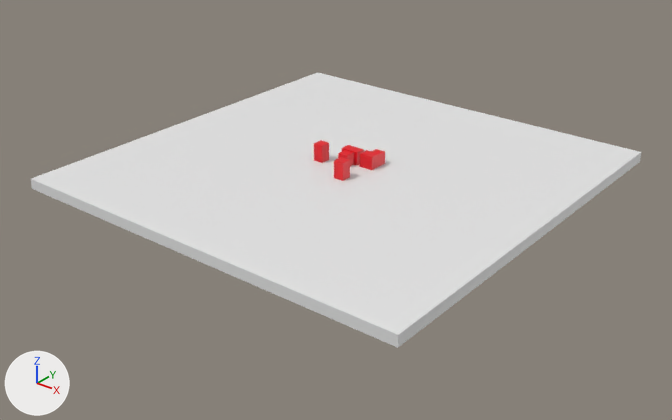
What one commit did to the Blender file resources/testcity.blend.
The view is the same before and after, from a camera (50 mm lens) standing at (487.0, -624.0, 337.0) and looking at (8.0, -25.0, -34.0). The axes (+X, +Y, +Z) are drawn at lower left. The lights are the same throughout.
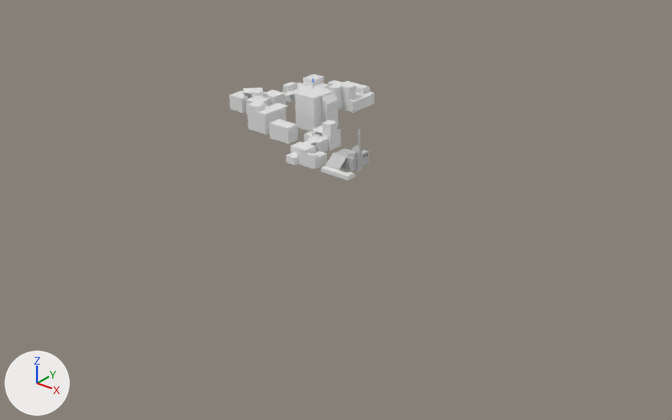
Where the newer file only moved an object's origin or applied its transform, the numbers keep the older frame.

Patch to the scene script:
```diff
--- a/resources/testcity.blend.py
+++ b/resources/testcity.blend.py
@@ mat_water @@
+mat_water = principled_material('Water')
+mat_water.base_color = (0.0246, 0.185, 0.8)  # blue #2b77e7
+mat_water.specular_ior_level = 1.0
+mat_water.specular_tint = (0.701, 0.75, 0.939)  # white #dae1f8
+mat_water.emission_color = (0.0, 0.00356, 0.0117)  # black #000c1c
+mat_water.emission_strength = 1.0
@@ mat_lava @@
+mat_lava = principled_material('Lava')
+mat_lava.base_color = (1.0, 0.00734, 0.0)  # red #ff1500
+mat_lava.metallic = 0.306
+mat_lava.roughness = 0.844
+mat_lava.specular_ior_level = 0.8
+mat_lava.anisotropic = 0.0938
+mat_lava.anisotropic_rotation = 0.1
+mat_lava.emission_color = (0.436, 0.00993, 0.0)  # red #b01900
+mat_lava.emission_strength = 2.5
@@ mat_wall @@
+mat_wall = principled_material('Wall')
+mat_wall.base_color = (0.517, 0.517, 0.517)  # grey #bebebe
@@ me_cube_001 @@
 # used by ob_cube_001; location = (0.0, 10.0, 0.0); scale = (9.0, 5.0, 1.0)
-me_cube_001.from_pydata(...)  # 8 vertices, 6 faces; spans x -1.0..1.0, y -1.0..1.0, z 0.0..13.0
-me_cube_001.materials.append(mat_test)  # red #e70016
+me_cube_001.from_pydata(...)  # 8 vertices, 6 faces; spans x 0.67..1.22, y -2.64..-1.36, z 12.0..12.5
+# me_cube_001 part 1: the whole mesh is rebuilt
+me_cube_001.materials.append(mat_lava)  # red #ff1500
@@ me_cube_002 @@
 # used by ob_cube_002; location = (21.0, 10.0, 0.0); scale = (9.0, 5.0, 1.0)
-me_cube_002.from_pydata(...)  # 8 vertices, 6 faces; spans x -1.0..0.56, y -1.0..1.0, z 0.0..13.0
-me_cube_002.materials.append(mat_test)  # red #e70016
+me_cube_002.from_pydata(...)  # 583 vertices, 498 faces; spans x -162.0..51.0, y -15.0..172.0, z -1.0..37.47
+# me_cube_002 part 2: 8 vertices removed from x -1.0..0.56, y -1.0..1.0, z 0.0..13.0; 583 vertices added at x -162.0..51.0, y -15.0..172.0, z -1.0..37.47
@@ me_cube_004 @@
 # used by ob_cube_004; location = (-25.0, -5.0, 0.0); scale = (5.0, 5.0, 1.0)
-me_cube_004.from_pydata(...)  # 8 vertices, 6 faces; spans x -1.0..1.0, y -1.0..1.0, z 0.0..17.0
-me_cube_004.materials.append(mat_test)  # red #e70016
+me_cube_004.from_pydata(...)  # 32 vertices, 28 faces; spans x -75.5..-72.3, y 88.8..92.0, z 37.5..42.8
+# me_cube_004 part 3: 8 vertices removed from x -1.0..1.0, y -1.0..1.0, z 0.0..17.0
+me_cube_004.materials.append(mat_water)  # blue #2b77e7
@@ me_cube_032 @@
+me_cube_032.from_pydata(...)  # 184 vertices, 151 faces; spans x -8.0..17.0, y -20.5..16.0, z 0.0..38.0
+me_cube_032.materials.append(mat_wall)  # grey #bebebe
@@ ob_cube @@
-ob_cube = bpy.data.objects.new('Cube', me_cube)
-ob_cube.location = (0.0, 0.0, 0.0)
-ob_cube.scale = (5.0, 5.0, 1.0)
@@ ob_cube_002 @@
 ob_cube_002 = bpy.data.objects.new('Cube.002', me_cube_002)
-ob_cube_002.location = (21.0, 10.0, 0.0)
-ob_cube_002.scale = (9.0, 5.0, 1.0)
+ob_cube_002.location = (-28.0, -15.0, 1.0)
@@ ob_cube_003 @@
-ob_cube_003 = bpy.data.objects.new('Cube.003', me_cube_003)
-ob_cube_003.location = (21.0, 20.0, 0.0)
-ob_cube_003.scale = (5.0, 5.0, 1.0)
@@ ob_cube_004 @@
 ob_cube_004 = bpy.data.objects.new('Cube.004', me_cube_004)
-ob_cube_004.location = (-25.0, -5.0, 0.0)
-ob_cube_004.scale = (5.0, 5.0, 1.0)
+ob_cube_004.location = (-28.0, -15.0, 1.0)
@@ ob_cube_005 @@
-ob_cube_005 = bpy.data.objects.new('Cube.005', me_cube_005)
-ob_cube_005.location = (15.0, -25.0, 0.0)
-ob_cube_005.scale = (5.0, 5.0, 1.0)
@@ ob_plane @@
 ob_plane.location = (0.0, 0.0, 0.0)
+ob_plane.hide_set(True)
@@ ob_cube_018 @@
+ob_cube_018 = bpy.data.objects.new('Cube.018', me_cube_032)
+ob_cube_018.location = (0.0, 0.0, 0.0)
```

Pixel boxes (x1, y1, x2, y2) of what changed, in the pictures (672 x 420 px):
'Plane', hidden: before (31, 72, 641, 348)
'Cube.002', reshaped, moved, rescaled (630% wider, 410% taller): before (360, 150, 379, 170); after (229, 74, 374, 180)
'Cube.018', added: after (325, 129, 369, 171)
'Cube.005', deleted: before (334, 157, 350, 181)
'Cube.004', reshaped, moved, rescaled (not visible afterwards): before (314, 140, 329, 163)
'Cube.001', reshaped (not visible afterwards): before (342, 145, 364, 166)
'Cube', deleted: before (338, 150, 354, 166)
'Cube.003', deleted: before (371, 149, 385, 167)
